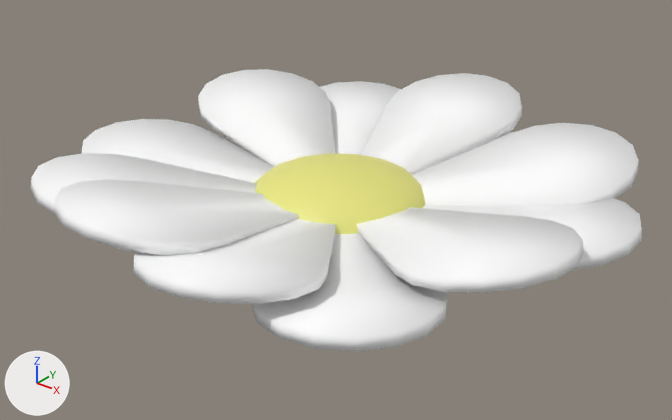
The glTF model Core/Art/Flower_Top.glb as it was, and as the next commit left it.
One viewpoint serves both versions: a 50 mm camera at (6.82, -8.56, 5.18) aimed at (0.06, -0.11, -0.06). The lights are fixed; the arrows at lower left show +X, +Y and +Z. Where no turn or scale is listed for an object, it has been applied to the vertices. Vertices at the same position are counted once.

Objects in the first picture: 'Center', 'Petal', 'Petal.001', 'Petal.002', 'Petal.003', 'Petal.004', 'Petal.005', 'Petal.006', 'Petal.007', 'Petal.008', 'Petal.009', 'Petal.011'.
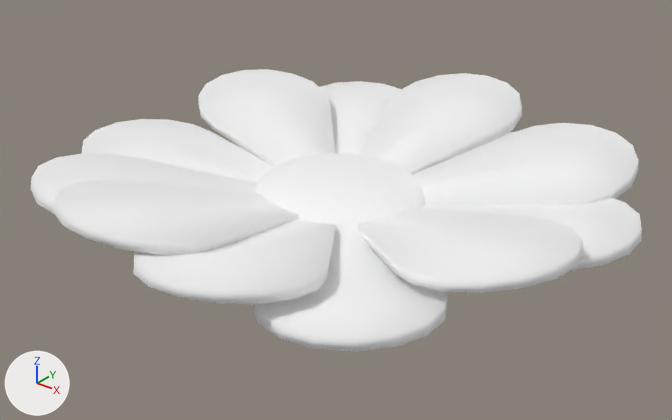
Location of each change, (x1, y1, x2, y2) in pixels of the pictures (672 x 420 px):
'Petal.004', recoloured
    both: (198, 69, 335, 167)
'Petal.003', recoloured
    both: (31, 153, 257, 216)
'Petal.010', recoloured
    both: (500, 131, 516, 138)
part 1 of me_sphere, recoloured (yellow to white)
    both: (254, 153, 426, 234)

Edits to the bpy script that builds the scene:
```text
Change me_sphere:
    where me_sphere.from_pydata(...)  # 130 vertices, 256 faces; spans x -1.19..1.19, y -1.19..1.19, z -0.48..0.48
    remove me_sphere.materials.append(mat_stem_material)  # dark green #3c741a
    me_sphere part 1: 144 faces spanning x -1.19..1.19, y -1.19..1.19, z -0.09..0.48 switch from mat_center_mat (yellow #e7e57f) to mat_basematerial (white #ffffff)
Change me_circle:
    where me_circle.from_pydata(...)  # 40 vertices, 76 faces; spans x -1.0..1.0, y 0.22..3.74, z -0.11..0.78
    remove me_circle.materials.append(mat_petal_mat)  # white #ffffff
    add me_circle.materials.append(mat_basematerial)  # white #ffffff
Change me_circle_001:
    where me_circle_001.from_pydata(...)  # 40 vertices, 76 faces; spans x 0.07..2.97, y 0.07..2.93, z -0.13..0.69
    remove me_circle_001.materials.append(mat_petal_mat)  # white #ffffff
    add me_circle_001.materials.append(mat_basematerial)  # white #ffffff
Change me_circle_002:
    where me_circle_002.from_pydata(...)  # 40 vertices, 76 faces; spans x 0.17..3.62, y -1.79..0.2, z -0.11..0.78
    remove me_circle_002.materials.append(mat_petal_mat)  # white #ffffff
    add me_circle_002.materials.append(mat_basematerial)  # white #ffffff
Change me_circle_003:
    where me_circle_003.from_pydata(...)  # 40 vertices, 76 faces; spans x -2.6..-0.03, y -3.21..-0.1, z -0.11..0.78
    remove me_circle_003.materials.append(mat_petal_mat)  # white #ffffff
    add me_circle_003.materials.append(mat_basematerial)  # white #ffffff
Change me_circle_004:
    where me_circle_004.from_pydata(...)  # 40 vertices, 76 faces; spans x -3.43..-0.14, y -0.01..2.28, z -0.11..0.71
    remove me_circle_004.materials.append(mat_petal_mat)  # white #ffffff
    add me_circle_004.materials.append(mat_basematerial)  # white #ffffff
Change me_circle_005:
    where me_circle_005.from_pydata(...)  # 40 vertices, 76 faces; spans x -3.68..-0.18, y -1.71..0.28, z -0.13..0.41
    remove me_circle_005.materials.append(mat_petal_mat)  # white #ffffff
    add me_circle_005.materials.append(mat_basematerial)  # white #ffffff
Change me_circle_006:
    where me_circle_006.from_pydata(...)  # 40 vertices, 76 faces; spans x -2.49..-0.01, y 0.12..3.33, z -0.13..0.41
    remove me_circle_006.materials.append(mat_petal_mat)  # white #ffffff
    add me_circle_006.materials.append(mat_basematerial)  # white #ffffff
Change me_circle_007:
    where me_circle_007.from_pydata(...)  # 40 vertices, 76 faces; spans x 0.19..3.69, y -0.32..1.66, z -0.13..0.41
    remove me_circle_007.materials.append(mat_petal_mat)  # white #ffffff
    add me_circle_007.materials.append(mat_basematerial)  # white #ffffff
Change me_circle_008:
    where me_circle_008.from_pydata(...)  # 40 vertices, 76 faces; spans x 0.05..2.83, y -3.1..-0.08, z -0.13..0.41
    remove me_circle_008.materials.append(mat_petal_mat)  # white #ffffff
    add me_circle_008.materials.append(mat_basematerial)  # white #ffffff
Change me_circle_009:
    where me_circle_009.from_pydata(...)  # 40 vertices, 76 faces; spans x -0.28..1.7, y -3.64..-0.18, z -0.11..0.78
    remove me_circle_009.materials.append(mat_petal_mat)  # white #ffffff
    add me_circle_009.materials.append(mat_basematerial)  # white #ffffff
Change me_circle_010:
    where me_circle_010.from_pydata(...)  # 40 vertices, 76 faces; spans x 0.03..2.62, y 0.11..3.24, z -0.13..0.41
    remove me_circle_010.materials.append(mat_petal_mat)  # white #ffffff
    add me_circle_010.materials.append(mat_basematerial)  # white #ffffff
Change me_circle_011:
    where me_circle_011.from_pydata(...)  # 40 vertices, 76 faces; spans x -1.53..0.44, y -3.63..-0.19, z -0.09..1.0
    remove me_circle_011.materials.append(mat_petal_mat)  # white #ffffff
    add me_circle_011.materials.append(mat_basematerial)  # white #ffffff
```
